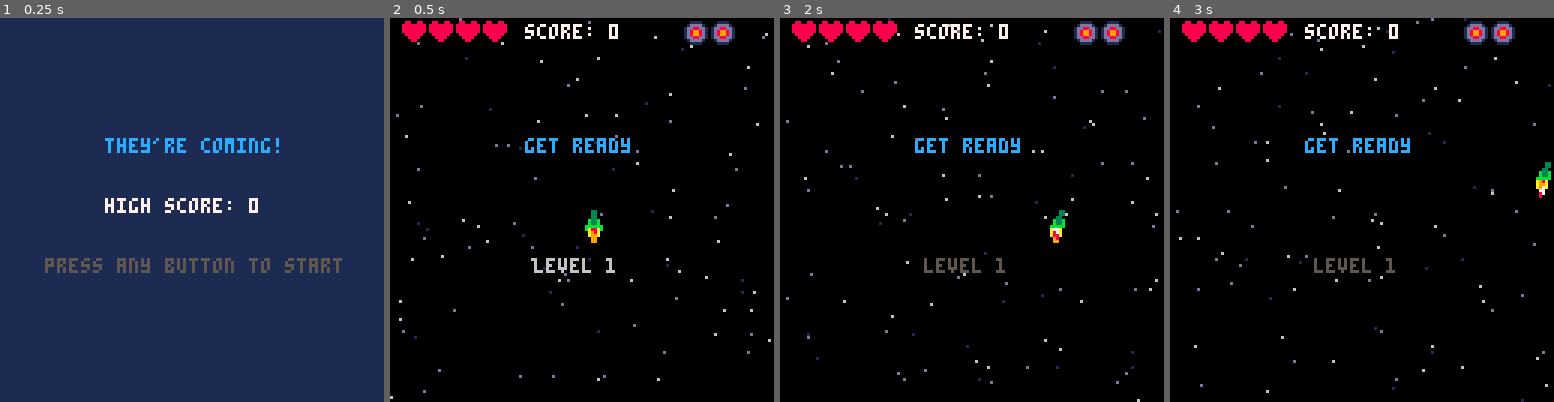
Above: before the commit, frames 1-4 (left to right).
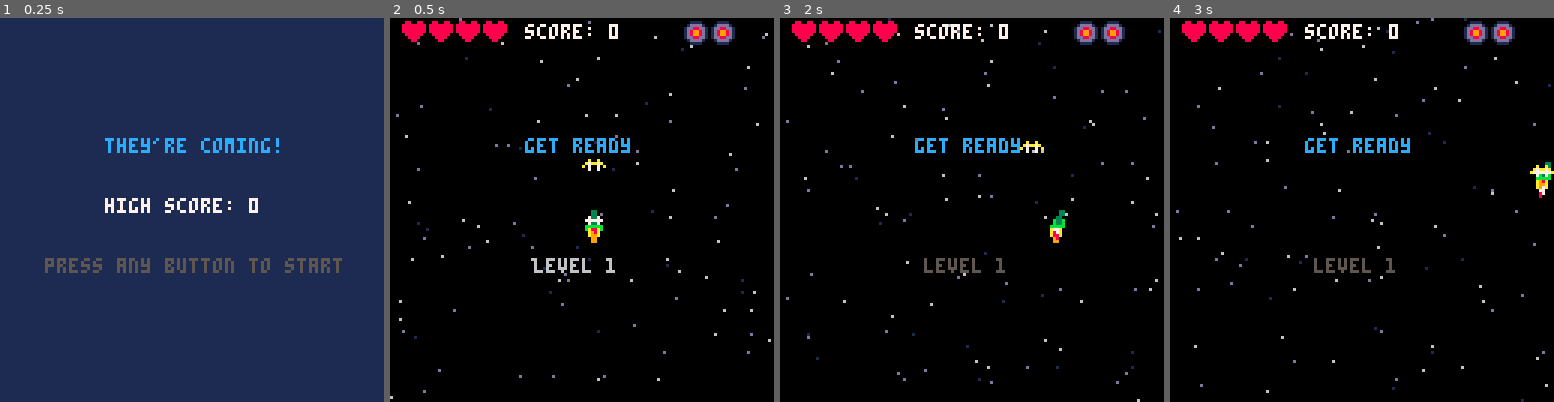
Above: after the commit, the same moments.

Repository: mathyousee/theyre-coming-p8
Game: PICO-8 cartridge theyrecoming.p8
The game is run twice, just before and just after one commit, with the same random seed, the same clock (stepped at 60 frames per second) and the same inputs.
Inputs:
- Up to frame 1 (0.25 s): no input
- Up to frame 2 (0.5 s): tap X (X key) at 0.33 s
- Up to frame 3 (2 s): tap O (Z key) at 0.7, 1.7 s; tap X (X key) at 1.07, 1.85 s; hold Right from 1.6 s (still down)
- Up to frame 4 (3 s): release Right at 2.1 s; tap O (Z key) at 2.1, 2.5, 2.9 s; hold Up 2.15-2.42 s; hold Right from 2.47 s (still down); tap X (X key) at 2.97 s

Frame 1 is identical in both runs. In frame 2, 0.1% of the frame differs, in the area x 50-57%, y 36-54%; in frame 3, less than 0.1%; in frame 4, 0.1%.

Commit message:
added powerup progression

Diff:
--- a/theyrecoming.p8
+++ b/theyrecoming.p8
@@ -40,14 +40,15 @@
  score=0 --score
  enemies={}
  flashes={}
+ pb={}
+ powerups={}
  init_level()
 end
 
 function init_level()
  lsm+=.2
- pb={}
  enemies={}
- powerups={}
+
 -- add(powerups,{x=30,y=30,sp=19,sw=8,utype="pw",id=3})
 -- add(powerups,{x=50,y=50,sp=21,sw=8,utype="sq",id=3})
 -- add(powerups,{x=90,y=90,sp=22,sw=8,utype="life"})
@@ -57,7 +58,12 @@
 end
 
 
-
+--[[ en patterns
+
+ straight line
+ to point, circle twice, straight
+
+  ]]
 -->8
 --play functions
 
@@ -128,7 +134,7 @@
      explode(i.x+4,i.y+4,4)
      add(flashes,{x=b.x,y=b.y,r=1,dr=1,mr=3})
 
-     if rnd(100)>90 then
+     if b.en==1 then
       gen_powerup(b.x,b.y)
      end
 
@@ -152,9 +158,9 @@
   sfx(0)
  end
 
-
+end
  --check for powerups
-
+function detectpow()
  for pu in all (powerups) do
   if collide(p,pu) then
    do_powerup(pu)
@@ -166,7 +172,8 @@
 
 function do_powerup(pow)
  if pow.utype=="pw" then
-  set_pweapon(pow.id)
+  --set_pweapon(pow.id)
+  set_pweapon(pw.id+1)
   sfx(4)
  elseif pow.utype=="sq" then
  elseif pow.utype=="life" then
@@ -184,7 +191,6 @@
  for i in all (enemies) do
   animate(i)
   move(i)
-  pathfind(i)
   --if flr(i.y)==20 then fire(i,1,4,{s=49}) end
   if i.y >128 then del(enemies,i) end
   if collide(p,i) and p.inv<=0 then
@@ -192,7 +198,7 @@
    p.l-=1
    p.inv=45
    --reset weapon
-   do_powerup(utypes[1])
+   set_pweapon(1)
    sfx(1)
    if i.en>2 then
     del(enemies,i)
@@ -216,7 +222,7 @@
 function set_pweapon(wid)
  for i in all (weapons) do
   if i.id==wid then
-   pw={cd=i.cd,d=i.d,swc=i.swc,s=i.s}
+   pw={cd=i.cd,d=i.d,swc=i.swc,s=i.s,id=i.id}
   end
  end
 end
@@ -258,6 +264,11 @@
 
 
  spr(sprs,sprx,spry)
+end
+
+function pathfind(thing)
+ --entype 2 - dxdy at player
+ --entype 3 -
 end
 
 function move(thing)
@@ -601,6 +614,7 @@
  animatestars()
  do_enemies()
  up_bombs()
+ detectpow()
  if levelcountdown>=0 then
   levelcountdown-=1
   spawnenemies()
@@ -626,15 +640,16 @@
 
 function update_level()
  if levelcountdown <=0 then
---  mode="play"
   _update=update_play
   _draw=draw_play
   levelcountdown=300
  else
+  t+=1
   pmove()
   animateflashes()
-  --pshoot()
+  pshoot()
   pflame()
+  detectpow()
   animatestars()
   levelcountdown-=1
  end
@@ -697,6 +712,7 @@
  drawhud()
  print("get ready",45,40,12)
  print("level "..l,48,80,blink())
+ drawpow()
 end
 
 function draw_splash()
@@ -718,9 +734,9 @@
 function initweapons()
  weapons={}
  add(weapons,{cd=4,d=1,s=33,swc=10,id=1,pat=1}) --single
- add(weapons,{cd=2,d=1,s=34,swc=10,id=2,pat=2}) --two-wide
- add(weapons,{cd=8,d=2,s=35,swc=9,id=3,pat=3})  --spread
- add(weapons,{cd=12,d=5,s=36,swc=8,id=4,pat=1}) --
+ add(weapons,{cd=2,d=1,s=34,swc=10,id=2,pat=2}) --
+ add(weapons,{cd=2,d=2,s=35,swc=9,id=3,pat=3})  --
+ add(weapons,{cd=8,d=5,s=36,swc=8,id=4,pat=1}) --
 end
 
 function initutypes()
@@ -734,17 +750,18 @@
 end
 
 function initplayer()
- p={s=2,x=64,y=64,dx=0,dy=0,m=0,f={s=4,smin=4,smax=7,san={4,5,6,7},can=1},fy=4,l=4,nb=0,sw=7,inv=0}
+ p={s=2,x=64,y=64,dx=0,dy=0,m=0,f={s=4,san={4,5,6,7},can=1},fy=4,l=4,nb=0,sw=7,inv=0}
 end
 
 function initetypes()
  etypes={}
- add(etypes,{s=25,dx=.15,dy=1.5,sw=7,sh=7,smin=25,smax=28,hp=10,en=1,san={25,25,25,25,26,26,26,26,27,27,27,27,28,28,28,28}})
- add(etypes,{s=184,dx=-.15,dy=3,sw=7,sh=7,smin=184,smax=187,hp=2,en=2,san={184,184,184,184,185,185,185,185,186,186,186,186,187,187,187,187}})
- add(etypes,{s=9,dx=0,dy=2,sw=7,smin=9,smax=13,hp=1,en=3,san={9,9,9,9,10,10,10,10,11,11,11,11,12,12,12,12}})
- add(etypes,{s=9,dx=0,dy=2.5,sw=7,smin=9,smax=13,hp=1,en=4,san={9,9,9,9,10,10,10,10,11,11,11,11,12,12,12,12}})
- add(etypes,{s=41,dx=0,dy=3.5,sw=7,smin=41,smax=44,hp=2,en=5,san={41,41,41,41,42,42,42,42,43,43,43,43,44,44,44,44}})
- add(etypes,{s=41,dx=0,dy=3.5,sw=7,smin=41,smax=44,hp=2,en=5,san={41,41,41,41,42,42,42,42,43,43,43,43,44,44,44,44}})
+
+ add(etypes,{s=25,dx=.15,dy=1.5,sw=7,sh=7,hp=10,en=1,san={25,25,25,25,26,26,26,26,27,27,27,27,28,28,28,28}})
+ add(etypes,{s=184,dx=-.15,dy=3,sw=7,sh=7,hp=1,en=2,san={184,184,184,184,185,185,185,185,186,186,186,186,187,187,187,187}})
+ add(etypes,{s=9,dx=0,dy=2,sw=7,hp=1,en=3,san={9,9,9,9,10,10,10,10,11,11,11,11,12,12,12,12}})
+ add(etypes,{s=9,dx=0,dy=2.5,sw=7,hp=1,en=4,san={9,9,9,9,10,10,10,10,11,11,11,11,12,12,12,12}})
+ add(etypes,{s=41,dx=0,dy=3.5,sw=7,hp=1,en=5,san={41,41,41,41,42,42,42,42,43,43,43,43,44,44,44,44}})
+ add(etypes,{s=41,dx=0,dy=3.5,sw=7,hp=1,en=5,san={41,41,41,41,42,42,42,42,43,43,43,43,44,44,44,44}})
 end
 
 function mkobj(tmpl)
